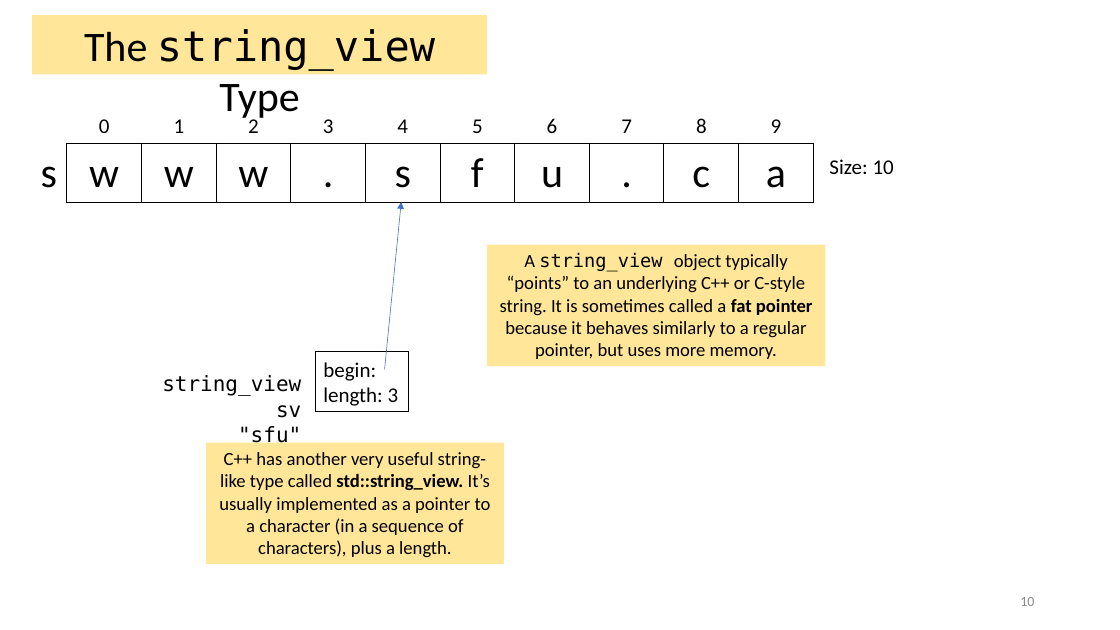
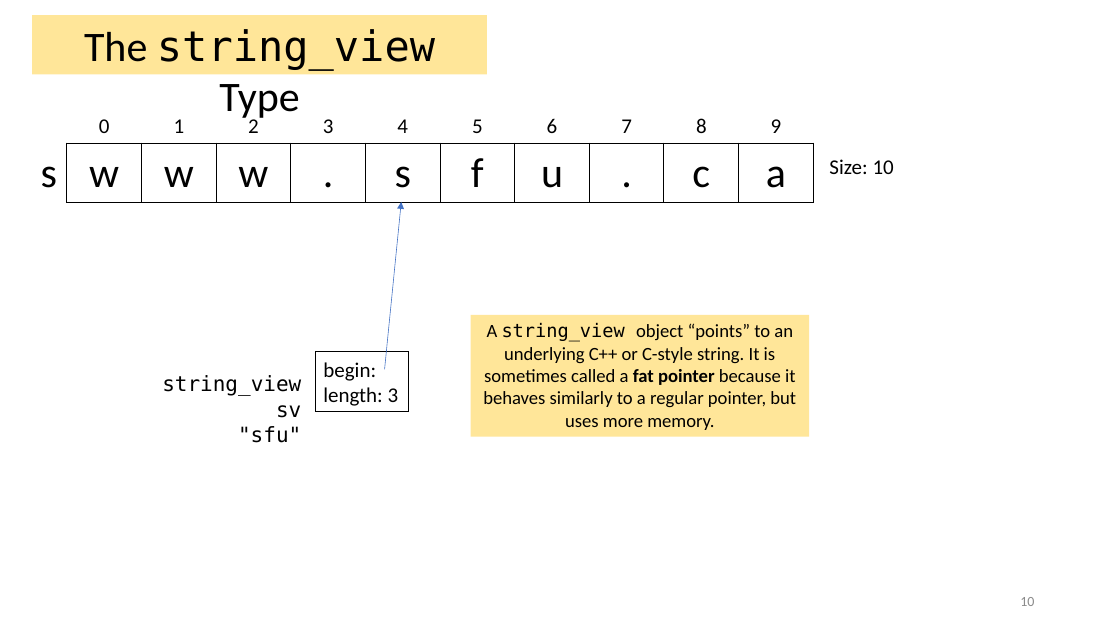
Before and after one commit to tjd1234/cmpt225fall2023, a slide deck: slide 10 of lecture_notes/week12/week12_strings.pptx. Drawn at 1120x630 pixels with LibreOffice and Linux fonts; fonts in the diff are those of the drawing. Boxes give left, top, right and bottom in pixels: in the first picture for what was removed or moved away, otherwise in the second. Text is boxed around its words. In the diff, an @@ line names an element or a change of style, - is before the commit and + after.

```diff
--- a/lecture_notes/week12/week12_strings.pptx
+++ b/lecture_notes/week12/week12_strings.pptx
@@ rectangle "A string_view object “points” to ..." moved from (x1=487, y1=245, x2=826, y2=366) to (x1=471, y1=315, x2=809, y2=437) @@
@@ text in rectangle at (x1=483, y1=322, x2=796, y2=430): text changed @@
-A string_view object typically “points” to an underlying C++ or C-style string. It is sometimes called a fat pointer because it behaves similarly to a regular pointer, but uses more memory.
+A string_view object “points” to an underlying C++ or C-style string. It is sometimes called a fat pointer because it behaves similarly to a regular pointer, but uses more memory.
@@ rectangle removed at (x1=206, y1=443, x2=503, y2=565) @@
-C++ has another very useful string-like type called std::string_view. It’s usually implemented as a pointer to a character (in a sequence of characters), plus a length.
```
Also in this commit, not shown: 13 other slides changed, 1 other file.
